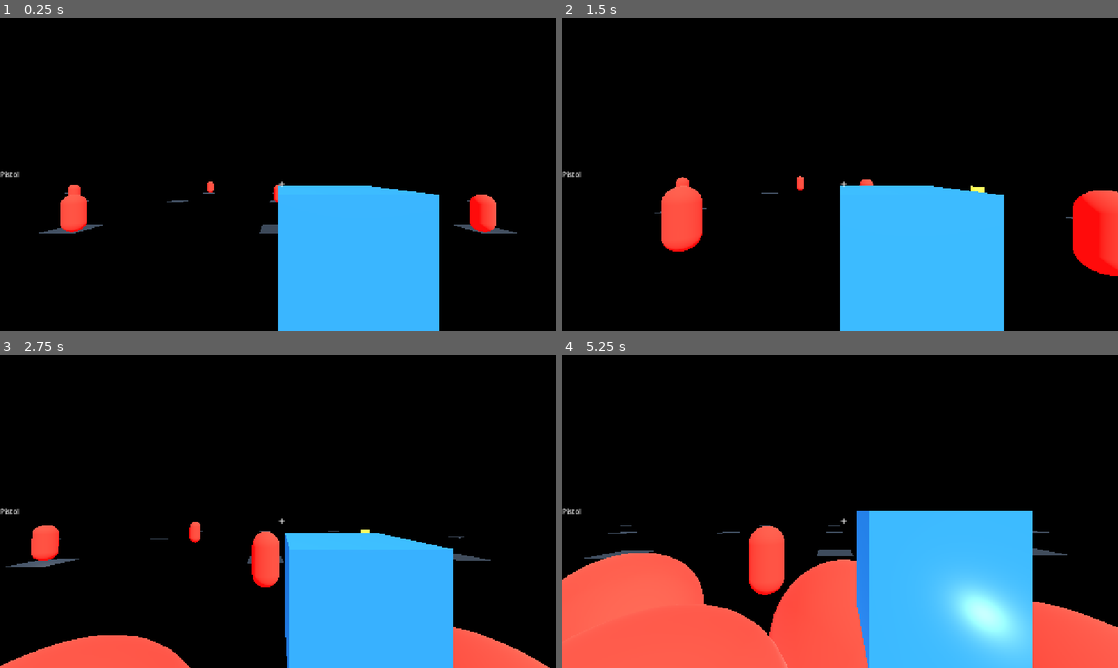
Above: before the commit, frames 1-4 (two rows, left to right).
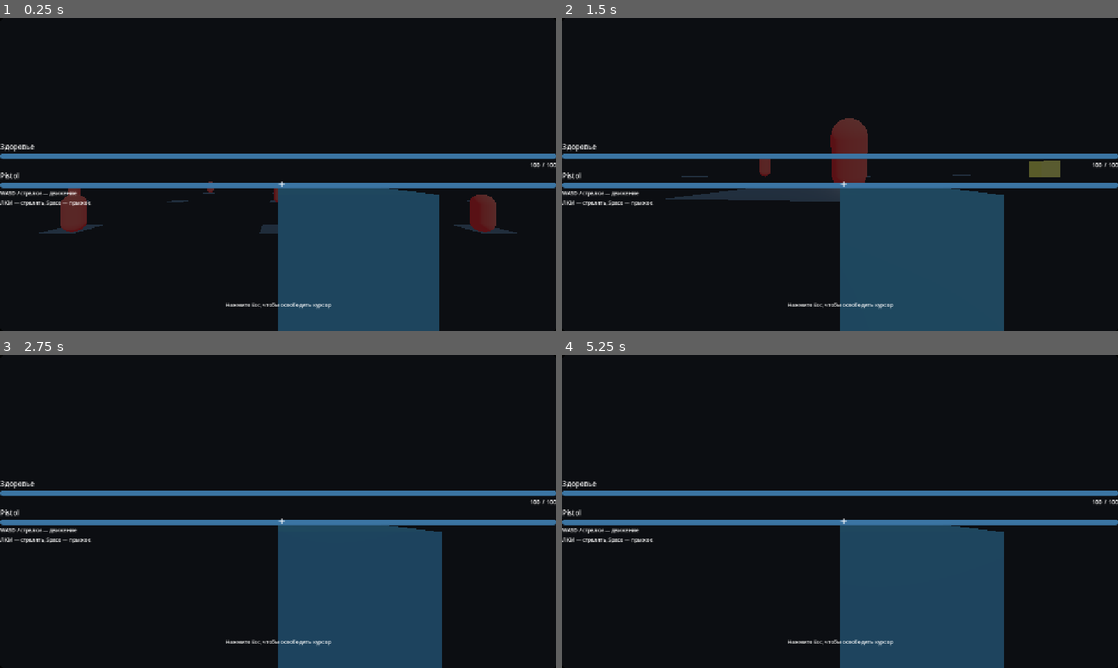
Above: after the commit, the same moments.

Repository: JustSadSock/bombastik
Game: Godot game, scene res://scenes/Main.tscn
Two runs of this game, one before a commit and one after it. Both use one fixed random seed, a clock stepped at 60 frames per second and the inputs below.
Inputs (mouse positions are in pixels of both pictures, inside the frame that each line leads up to):
- Up to frame 1 (0.25 s): no input
- Up to frame 2 (1.5 s): tap Enter at 0.5 s; move the mouse to (867, 174) at 0.52 s; hold W from 0.53 s (still down); tap R at 0.6, 1.35 s; tap Space at 0.77 s; move the mouse to (812, 174) at 1.27 s
- Up to frame 3 (2.75 s): keep holding W; tap Space at 1.52 s; move the mouse to (289, 505) at 2.02 s; tap Enter at 2.1 s; tap R at 2.3 s
- Up to frame 4 (5.25 s): keep holding W; move the mouse to (834, 517) at 2.77 s; tap R at 2.85, 3.6, 4.55, 5.1 s; tap Space at 3.02, 3.77, 4.52 s; move the mouse to (878, 514) at 3.52 s; move the mouse to (795, 508) at 4.27 s; tap Enter at 4.35 s; move the mouse to (845, 511) at 5.02 s

The runs differ from the first frame. In frame 1, 19% of the frame differs, in the area x 0-100%, y 40-100%; in frame 2, 23%; in frame 3, 24%; in frame 4, 39%.
Error after the commit: Invalid assignment of property or key 'max_value' with value of type 'float' on a base object of type 'null instance'. (res://scripts/hud.gd:31)

Commit message:
Improve input handling and HUD visuals

Diff:
--- a/materials/player_material.tres
+++ b/materials/player_material.tres
@@ -1,7 +1,9 @@
 [gd_resource type="StandardMaterial3D" format=3]
 
 [resource]
-albedo_color = Color(0.33, 0.76, 0.95, 1)
+albedo_color = Color(0.28, 0.76, 0.92, 1)
+metallic = 0.1
+roughness = 0.35
 emission_enabled = true
-emission = Color(0.2, 0.5, 0.9, 1)
-emission_energy = 1.4
+emission = Color(0.18, 0.45, 0.85, 1)
+emission_energy = 1.75
--- a/materials/tile_material.tres
+++ b/materials/tile_material.tres
@@ -1,6 +1,9 @@
 [gd_resource type="StandardMaterial3D" format=3]
 
 [resource]
-albedo_color = Color(0.13, 0.18, 0.24, 1)
-roughness = 0.8
-metallic = 0.0
+albedo_color = Color(0.12, 0.22, 0.32, 1)
+emission_enabled = true
+emission = Color(0.08, 0.16, 0.22, 1)
+emission_energy = 1.5
+roughness = 0.75
+metallic = 0.05
--- a/project.godot
+++ b/project.godot
@@ -20,17 +20,17 @@
 window/stretch/aspect="keep"
 
 [input]
-move_forward={"deadzone":0.1,"events":[{"type":"key","keycode":87,"physical":true},{"type":"input_event","id":2,"physical":true,"device":0,"axis":1,"deadzone":0.5,"sensitivity":1.0,"inverted":false}]}
-move_backward={"deadzone":0.1,"events":[{"type":"key","keycode":83,"physical":true},{"type":"input_event","id":2,"physical":true,"device":0,"axis":1,"deadzone":0.5,"sensitivity":1.0,"inverted":true}]}
-move_left={"deadzone":0.1,"events":[{"type":"key","keycode":65,"physical":true},{"type":"input_event","id":2,"physical":true,"device":0,"axis":0,"deadzone":0.5,"sensitivity":1.0,"inverted":false}]}
-move_right={"deadzone":0.1,"events":[{"type":"key","keycode":68,"physical":true},{"type":"input_event","id":2,"physical":true,"device":0,"axis":0,"deadzone":0.5,"sensitivity":1.0,"inverted":true}]}
+move_forward={"deadzone":0.1,"events":[{"type":"key","keycode":87,"physical":true},{"type":"key","keycode":16777232,"physical":false},{"type":"input_event","id":2,"physical":true,"device":0,"axis":1,"deadzone":0.5,"sensitivity":1.0,"inverted":false}]}
+move_backward={"deadzone":0.1,"events":[{"type":"key","keycode":83,"physical":true},{"type":"key","keycode":16777234,"physical":false},{"type":"input_event","id":2,"physical":true,"device":0,"axis":1,"deadzone":0.5,"sensitivity":1.0,"inverted":true}]}
+move_left={"deadzone":0.1,"events":[{"type":"key","keycode":65,"physical":true},{"type":"key","keycode":16777231,"physical":false},{"type":"input_event","id":2,"physical":true,"device":0,"axis":0,"deadzone":0.5,"sensitivity":1.0,"inverted":false}]}
+move_right={"deadzone":0.1,"events":[{"type":"key","keycode":68,"physical":true},{"type":"key","keycode":16777233,"physical":false},{"type":"input_event","id":2,"physical":true,"device":0,"axis":0,"deadzone":0.5,"sensitivity":1.0,"inverted":true}]}
 jump={"deadzone":0.1,"events":[{"type":"key","keycode":32,"physical":true},{"type":"joy_button","index":0}]}
-fire={"deadzone":0.1,"events":[{"type":"mouse_button","index":1}]}
-switch_next={"deadzone":0.1,"events":[{"type":"key","keycode":81,"physical":true}]}
-switch_prev={"deadzone":0.1,"events":[{"type":"key","keycode":69,"physical":true}]}
-sprint={"deadzone":0.1,"events":[{"type":"key","keycode":16777237,"physical":true},{"type":"key","keycode":4194310,"physical":true}]}
-crouch={"deadzone":0.1,"events":[{"type":"key","keycode":16777238,"physical":true},{"type":"key","keycode":67,"physical":true}]}
-interact={"deadzone":0.1,"events":[{"type":"key","keycode":70,"physical":true}]}
+fire={"deadzone":0.1,"events":[{"type":"mouse_button","index":1},{"type":"mouse_button","index":2}]}
+switch_next={"deadzone":0.1,"events":[{"type":"key","keycode":81,"physical":true},{"type":"mouse_button","index":5}]}
+switch_prev={"deadzone":0.1,"events":[{"type":"key","keycode":69,"physical":true},{"type":"mouse_button","index":4}]}
+sprint={"deadzone":0.1,"events":[{"type":"key","keycode":16777237,"physical":true},{"type":"key","keycode":4194310,"physical":true},{"type":"key","keycode":4194313,"physical":true}]}
+crouch={"deadzone":0.1,"events":[{"type":"key","keycode":16777238,"physical":true},{"type":"key","keycode":67,"physical":true},{"type":"key","keycode":4194312,"physical":true}]}
+interact={"deadzone":0.1,"events":[{"type":"key","keycode":70,"physical":true},{"type":"key","keycode":16777221,"physical":false}]}
 
 [physics]
 common/physics_fps=120
--- a/scenes/HUD.tscn
+++ b/scenes/HUD.tscn
@@ -1,6 +1,35 @@
-[gd_scene load_steps=1 format=3]
+[gd_scene load_steps=4 format=3]
 
 [ext_resource type="Script" path="res://scripts/hud.gd" id="1"]
+
+[sub_resource type="StyleBoxFlat" id="1"]
+bg_color = Color(0.07, 0.08, 0.1, 0.7)
+corner_radius_top_left = 10
+corner_radius_top_right = 10
+corner_radius_bottom_right = 10
+corner_radius_bottom_left = 10
+
+[sub_resource type="StyleBoxFlat" id="2"]
+bg_color = Color(0.25, 0.5, 0.7, 0.9)
+corner_radius_top_left = 6
+corner_radius_top_right = 6
+corner_radius_bottom_right = 6
+corner_radius_bottom_left = 6
+content_margin_left = 8.0
+content_margin_top = 6.0
+content_margin_right = 8.0
+content_margin_bottom = 6.0
+
+[sub_resource type="StyleBoxFlat" id="3"]
+bg_color = Color(0.07, 0.08, 0.1, 0.9)
+corner_radius_top_left = 6
+corner_radius_top_right = 6
+corner_radius_bottom_right = 6
+corner_radius_bottom_left = 6
+content_margin_left = 8.0
+content_margin_top = 6.0
+content_margin_right = 8.0
+content_margin_bottom = 6.0
 
 [node name="HUD" type="CanvasLayer"]
 script = ExtResource( 1 )
@@ -14,28 +43,83 @@
 margin_bottom = -20.0
 mouse_filter = 2
 
+[node name="Panel" type="Panel" parent="MarginContainer"]
+layout_mode = 2
+theme_override_styles/panel = SubResource( 1 )
+mouse_filter = 2
+anchors_preset = 15
+anchor_left = 0.0
+anchor_top = 0.0
+anchor_right = 1.0
+anchor_bottom = 1.0
+offset_left = 0.0
+offset_top = 0.0
+offset_right = 0.0
+offset_bottom = 0.0
+
 [node name="VBoxContainer" type="VBoxContainer" parent="MarginContainer"]
+layout_mode = 2
 alignment = 1
 mouse_filter = 2
-
-[node name="HealthBar" type="TextureProgressBar" parent="MarginContainer/VBoxContainer"]
+size_flags_horizontal = 3
+size_flags_vertical = 3
+
+[node name="HealthContainer" type="VBoxContainer" parent="MarginContainer/VBoxContainer"]
+layout_mode = 2
+size_flags_horizontal = 3
+mouse_filter = 2
+theme_override_constants/separation = 4
+
+[node name="HealthLabel" type="Label" parent="MarginContainer/VBoxContainer/HealthContainer"]
+layout_mode = 2
+text = "Здоровье"
+mouse_filter = 2
+theme_override_font_sizes/font_size = 16
+vertical_alignment = 1
+
+[node name="HealthBar" type="ProgressBar" parent="MarginContainer/VBoxContainer/HealthContainer"]
 anchor_right = 1.0
 anchor_bottom = 0.0
 max_value = 100.0
 value = 100.0
 size_flags_horizontal = 3
 mouse_filter = 2
+theme_override_styles/background = SubResource( 3 )
+theme_override_styles/fill = SubResource( 2 )
+show_percentage = false
+
+[node name="HealthValue" type="Label" parent="MarginContainer/VBoxContainer/HealthContainer"]
+layout_mode = 2
+text = "100 / 100"
+mouse_filter = 2
+theme_override_font_sizes/font_size = 14
+horizontal_alignment = 2
+vertical_alignment = 1
 
 [node name="WeaponLabel" type="Label" parent="MarginContainer/VBoxContainer"]
+layout_mode = 2
 text = "Weapon"
 mouse_filter = 2
-
-[node name="CooldownBar" type="TextureProgressBar" parent="MarginContainer/VBoxContainer"]
+theme_override_font_sizes/font_size = 16
+vertical_alignment = 1
+
+[node name="CooldownBar" type="ProgressBar" parent="MarginContainer/VBoxContainer"]
 anchor_right = 1.0
 anchor_bottom = 0.0
 value = 1.0
 size_flags_horizontal = 3
 mouse_filter = 2
+theme_override_styles/background = SubResource( 3 )
+theme_override_styles/fill = SubResource( 2 )
+show_percentage = false
+
+[node name="Hint" type="Label" parent="MarginContainer/VBoxContainer"]
+layout_mode = 2
+text = "WASD / стрелки — движение\nЛКМ — стрелять, Space — прыжок"
+autowrap_mode = 1
+mouse_filter = 2
+theme_override_font_sizes/font_size = 12
+vertical_alignment = 1
 
 [node name="Crosshair" type="Label" parent="."]
 anchor_left = 0.5
@@ -51,6 +135,21 @@
 mouse_filter = 2
 focus_mode = 0
 
+[node name="Info" type="Label" parent="."]
+anchor_left = 0.5
+anchor_top = 1.0
+anchor_right = 0.5
+anchor_bottom = 1.0
+offset_left = -200.0
+offset_top = -80.0
+offset_right = 200.0
+offset_bottom = -40.0
+text = "Нажмите Esc, чтобы освободить курсор"
+horizontal_alignment = 1
+vertical_alignment = 1
+theme_override_font_sizes/font_size = 12
+mouse_filter = 2
+
 [node name="DamageFlash" type="ColorRect" parent="."]
 anchors_preset = 15
 anchor_left = 0.0
@@ -101,6 +200,7 @@
 horizontal_alignment = 1
 vertical_alignment = 1
 mouse_filter = 2
+theme_override_font_sizes/font_size = 18
 
 [node name="RestartButton" type="Button" parent="Status/Panel/VBoxContainer"]
 text = "Переиграть"
--- a/scripts/hud.gd
+++ b/scripts/hud.gd
@@ -3,8 +3,9 @@
 signal restart_requested
 
 @onready var weapon_label: Label = $MarginContainer/VBoxContainer/WeaponLabel
-@onready var cooldown_bar: TextureProgressBar = $MarginContainer/VBoxContainer/CooldownBar
-@onready var health_bar: TextureProgressBar = $MarginContainer/VBoxContainer/HealthBar
+@onready var cooldown_bar: ProgressBar = $MarginContainer/VBoxContainer/CooldownBar
+@onready var health_bar: ProgressBar = $MarginContainer/VBoxContainer/HealthBar
+@onready var health_value: Label = $MarginContainer/VBoxContainer/HealthContainer/HealthValue
 @onready var crosshair: Label = $Crosshair
 @onready var damage_flash: ColorRect = $DamageFlash
 @onready var status_panel: Control = $Status
@@ -29,6 +30,8 @@
 func update_health(current: float, max_health: float):
     health_bar.max_value = max_health
     health_bar.value = current
+    if health_value:
+        health_value.text = str(int(current)) + " / " + str(int(max_health))
 
 func flash_damage():
     if damage_flash == null:
--- a/scripts/player.gd
+++ b/scripts/player.gd
@@ -12,9 +12,9 @@
 @export var crouch_multiplier := 0.6
 @export var jump_velocity := 4.5
 @export var camera_sensitivity := 0.002
-@export var head_bob_speed := 7.5
-@export var head_bob_amount := 0.045
-@export var camera_shake := 0.08
+@export var head_bob_speed := 6.0
+@export var head_bob_amount := 0.02
+@export var camera_shake := 0.035
 @export var projectile_scene: PackedScene = DEFAULT_PROJECTILE_SCENE
 @export var explosion_scene: PackedScene = DEFAULT_EXPLOSION_SCENE
 @export var max_health := 100.0
@@ -29,6 +29,7 @@
 var weapon_rest_position := Vector3.ZERO
 var is_dead := false
 var wants_recap_mouse := true
+var force_move_input := Vector2.ZERO
 
 @onready var head: Node3D = $Head
 @onready var camera: Camera3D = $Head/Camera3D
@@ -68,6 +69,18 @@
             or event.is_action("move_backward") or event.is_action("move_left") or event.is_action("move_right")):
         recapture_mouse()
 
+func _unhandled_input(event):
+    if is_dead:
+        return
+    if event is InputEventKey:
+        _sync_fallback_move(event)
+    if event.is_action_pressed("fire"):
+        recapture_mouse()
+        shoot()
+    if event.is_action_pressed("jump") and is_on_floor():
+        velocity.y = jump_velocity
+        recapture_mouse()
+
 func _notification(what):
     if is_dead:
         return
@@ -81,6 +94,8 @@
     if not is_on_floor():
         velocity.y -= gravity * delta
     var input_dir = Input.get_vector("move_left", "move_right", "move_forward", "move_backward")
+    if input_dir == Vector2.ZERO and force_move_input != Vector2.ZERO:
+        input_dir = force_move_input.normalized()
     var direction = (transform.basis * Vector3(input_dir.x, 0, input_dir.y)).normalized()
     var is_crouching = Input.is_action_pressed("crouch")
     var target_speed = speed * (sprint_multiplier if Input.is_action_pressed("sprint") and not is_crouching else 1.0)
@@ -110,6 +125,28 @@
     Input.set_mouse_mode(Input.MOUSE_MODE_CAPTURED)
     wants_recap_mouse = Input.get_mouse_mode() != Input.MOUSE_MODE_CAPTURED
 
+func _sync_fallback_move(event: InputEventKey):
+    var dir_map := {
+        KEY_W: Vector2(0, -1),
+        KEY_S: Vector2(0, 1),
+        KEY_A: Vector2(-1, 0),
+        KEY_D: Vector2(1, 0),
+        KEY_UP: Vector2(0, -1),
+        KEY_DOWN: Vector2(0, 1),
+        KEY_LEFT: Vector2(-1, 0),
+        KEY_RIGHT: Vector2(1, 0),
+    }
+    if not dir_map.has(event.keycode):
+        return
+    var delta: Vector2 = dir_map[event.keycode]
+    if event.pressed:
+        force_move_input += delta
+        recapture_mouse()
+    else:
+        force_move_input -= delta
+    force_move_input.x = clamp(force_move_input.x, -1.0, 1.0)
+    force_move_input.y = clamp(force_move_input.y, -1.0, 1.0)
+
 func switch_weapon(step: int):
     if weapons.is_empty():
         return
@@ -181,6 +218,7 @@
     if is_dead:
         return
     is_dead = true
+    force_move_input = Vector2.ZERO
     emit_signal("died")
     Input.set_mouse_mode(Input.MOUSE_MODE_VISIBLE)
     queue_free()
@@ -197,8 +235,8 @@
     if is_on_floor() and horizontal_speed > 0.5:
         bob_time += delta * head_bob_speed * clamp(horizontal_speed / speed, 0.6, 2.0)
         var bob_offset = sin(bob_time) * head_bob_amount
-        weapon_mesh.position = weapon_mesh.position.lerp(weapon_rest_position + Vector3(0, bob_offset, 0), 10.0 * delta)
-        weapon_mesh.rotation.z = lerp(weapon_mesh.rotation.z, sin(bob_time * 2.0) * head_bob_amount * 2.5, 8.0 * delta)
+        weapon_mesh.position = weapon_mesh.position.lerp(weapon_rest_position + Vector3(0, bob_offset, 0), 8.0 * delta)
+        weapon_mesh.rotation.z = lerp(weapon_mesh.rotation.z, sin(bob_time * 2.0) * head_bob_amount * 1.8, 8.0 * delta)
         if step_audio and not step_audio.playing and fmod(bob_time, PI) < 0.1:
             step_audio.play()
     else:
@@ -218,4 +256,4 @@
         camera.position = camera.position.lerp(Vector3.ZERO, 12.0 * delta)
 
 func apply_recoil():
-    head.rotation.x = clamp(head.rotation.x - 0.01, deg_to_rad(-80), deg_to_rad(80))
+    head.rotation.x = clamp(head.rotation.x - 0.006, deg_to_rad(-80), deg_to_rad(80))
Not shown, added: scripts/gdscript_checks.sh
